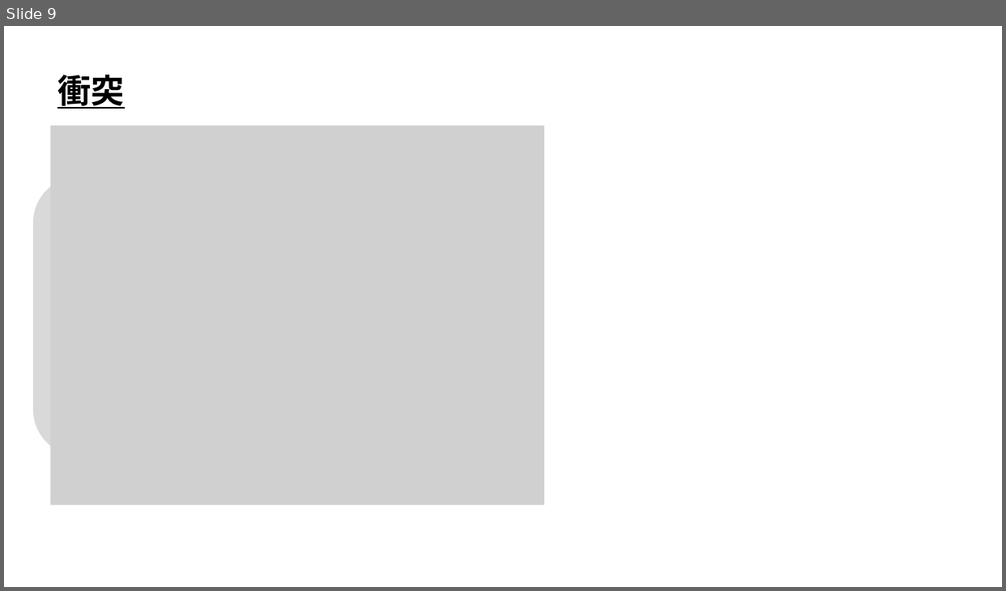
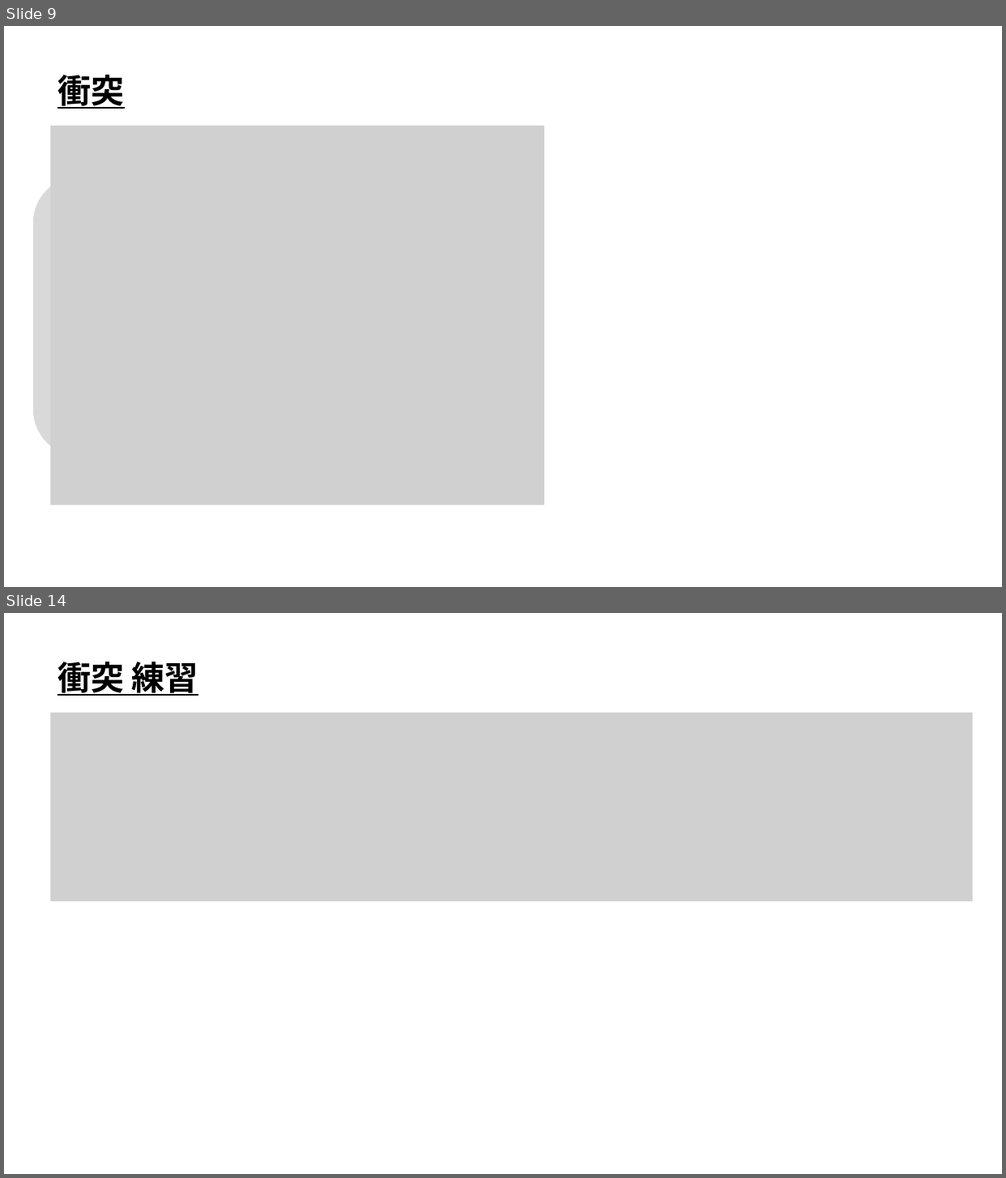
Before and after one commit to ArakiYusuke-Ohara/Textbook, a slide deck: ゲーム科2年/00_前期/ゲーム開発Ⅲ/ゲーム物理学/座学/26_衝突.pptx. Shown one above the other, each under a label of ours: slide 9 before the commit, slides 9 and 14 after it; the slides between them are not shown. The pictures are 1006x591 and 1006x1178 pixels, drawn with LibreOffice and Linux fonts; fonts in the diff are those of the drawing; grey boxes stand for pictures. Boxes give left, top, right and bottom in pixels: in the first picture for what was removed or moved away, otherwise in the second. Text is boxed around its words. In the diff, an @@ line names an element or a change of style, - is before the commit and + after.

Commit message:
衝突完成

```diff
--- a/ゲーム科2年/00_前期/ゲーム開発Ⅲ/ゲーム物理学/座学/26_衝突.pptx
+++ b/ゲーム科2年/00_前期/ゲーム開発Ⅲ/ゲーム物理学/座学/26_衝突.pptx
@@ slide 14 added at (4,613,1002,1174), background #FFFFFF @@
@@ text added at (57,662,198,696), 32 pt, text #000000, bold, underline @@
+衝突 練習
@@ picture added at (50,713,973,901) @@
```
